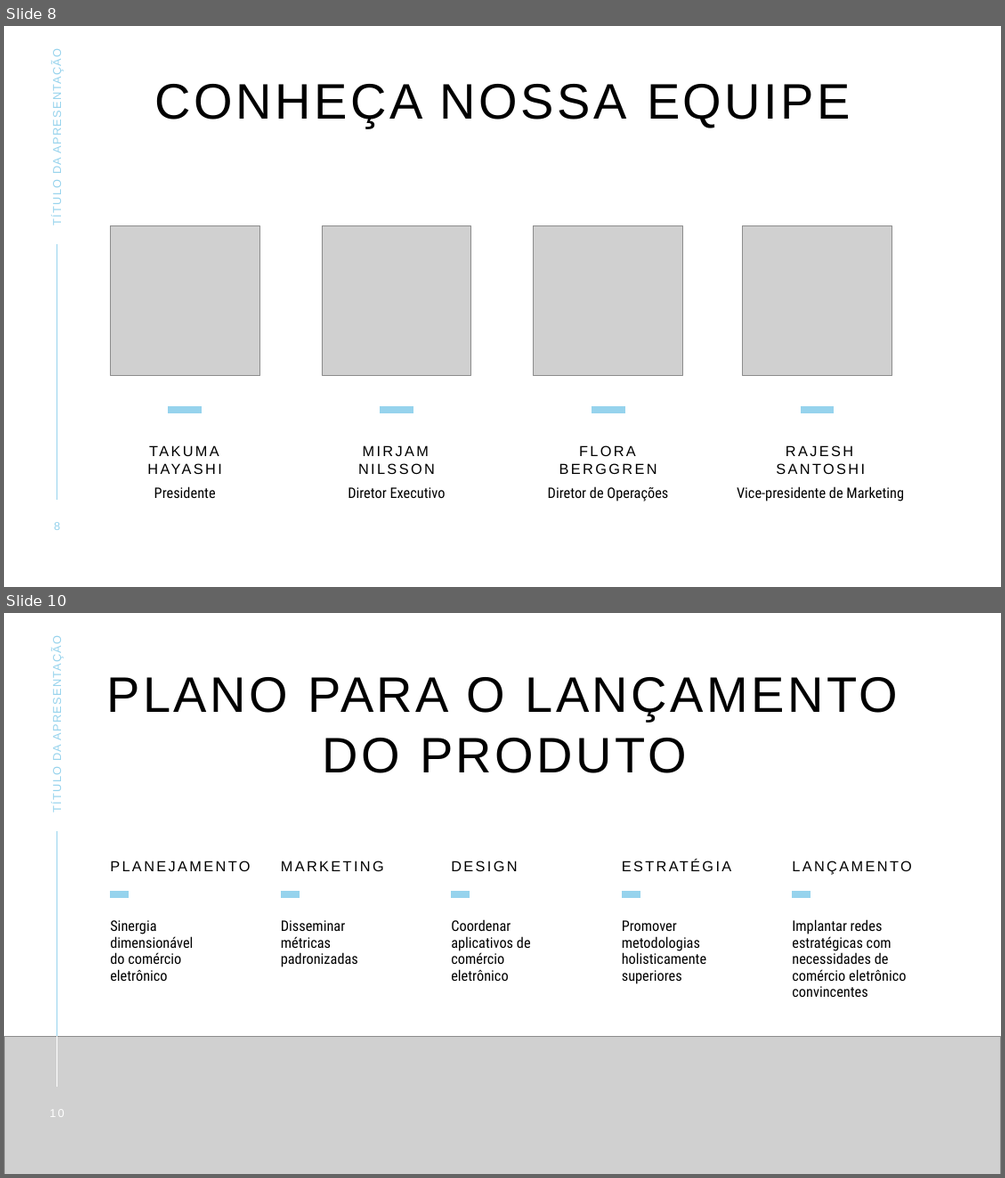
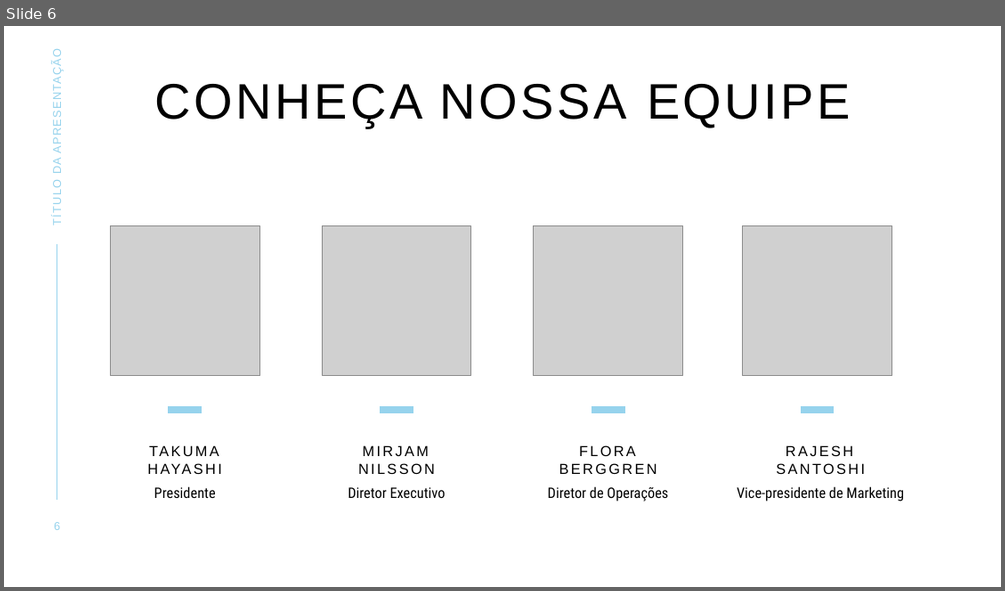
Before and after one commit to tbgbarros/PI-2-DSM2SEM, a slide deck: APRESENTAÇÕES/GPO.pptx. Shown one above the other, each under a label of ours: slides 8 and 10 before the commit, slide 6 after it; the slides between them are not shown. The pictures are 1005x1178 and 1005x591 pixels, drawn with LibreOffice and Linux fonts; fonts in the diff are those of the drawing; grey boxes stand for pictures. Boxes give left, top, right and bottom in pixels: in the first picture for what was removed or moved away, otherwise in the second. Text is boxed around its words. In the diff, an @@ line names an element or a change of style, - is before the commit and + after.

```diff
--- a/APRESENTAÇÕES/GPO.pptx
+++ b/APRESENTAÇÕES/GPO.pptx
@@ slide 10 removed at [4, 613, 1001, 1174], background #FFFFFF; not listed: 1 template element that a slide beside it also shows @@
@@ text removed at [50, 646, 63, 812] @@
-TÍTULO DA APRESENTAÇÃO
@@ title removed at [106, 677, 898, 773] @@
-PLANO PARA O LANÇAMENTO DO PRODUTO
@@ text removed at [622, 812, 755, 875] @@
-ESTRATÉGIA
@@ text removed at [110, 860, 250, 871] @@
-PLANEJAMENTO
@@ text removed at [281, 860, 384, 871] @@
-MARKETING
@@ text removed at [451, 860, 517, 871] @@
-DESIGN
@@ text removed at [792, 860, 911, 875] @@
-LANÇAMENTO
@@ line removed from (110, 894) to (129, 894) @@
@@ line removed from (281, 894) to (299, 894) @@
@@ line removed from (451, 894) to (469, 894) @@
@@ line removed from (622, 894) to (640, 894) @@
@@ line removed from (793, 894) to (811, 894) @@
@@ text removed at [110, 920, 193, 981] @@
-Sinergia dimensionável do comércio eletrônico
@@ text removed at [281, 920, 358, 967] @@
-Disseminar métricas padronizadas
@@ text removed at [451, 919, 531, 981] @@
-Coordenar aplicativos de comércio eletrônico
@@ text removed at [622, 920, 706, 984] @@
-Promover metodologias holisticamente superiores
@@ text removed at [792, 919, 906, 997] @@
-Implantar redes estratégicas com necessidades de comércio eletrônico convincentes
@@ picture removed at [4, 1037, 1001, 1174] @@
@@ line removed from (57, 1037) to (57, 1086) @@
@@ page number removed at [49, 1109, 65, 1117] @@
-10
@@ what was slide 8 is now slide 6 @@
```
Also in this commit, not shown: 1 slide added, 7 other slides removed.
